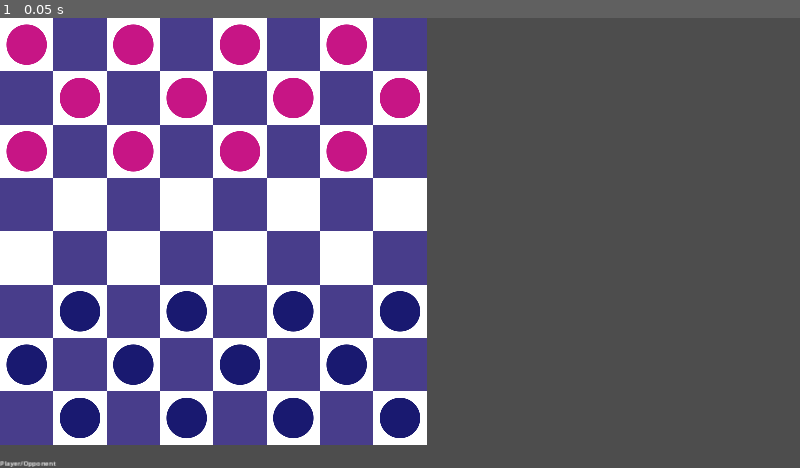
Above: before the commit, frame 1.
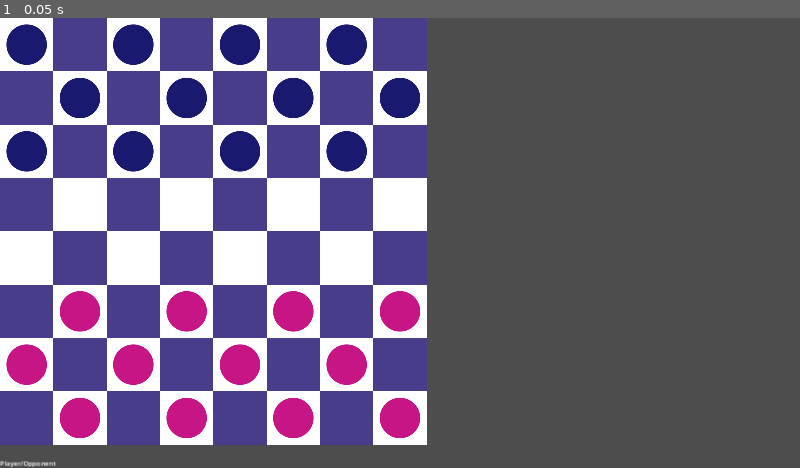
Above: after the commit, the same moment.

Repository: mattsullentrup/godot-checkers
Game: Godot game, scene res://rewrite/level/level.tscn
Two runs of this game, one before a commit and one after it. Both use one fixed random seed, a clock stepped at 60 frames per second and the inputs below.
Inputs:
- Up to frame 1 (0.05 s): no input

The runs differ from the first frame. In frame 1, 8.7% of the frame differs, in the area x 0-53%, y 1-94%.

Commit message:
Refactor code to get clicked unit

Diff:
--- a/9_10_24_checkers/rewrite/level/level_generator.gd
+++ b/9_10_24_checkers/rewrite/level/level_generator.gd
@@ -13,8 +13,8 @@
 
 
 func generate_level() -> void:
-	_create_units(0, 3, _player_group)
-	_create_units(5, Globals.GRID_SIZE, _opponent_group)
+	_create_units(0, 3, _opponent_group)
+	_create_units(5, Globals.GRID_SIZE, _player_group)
 
 
 func _draw_tiles() -> void:
@@ -36,5 +36,6 @@
 		var start = 1 if y in [1, 5, 7] else 0
 		for x in range(start, Globals.GRID_SIZE, 2):
 			var unit = UNIT.instantiate()
+			unit.cell = Vector2i(x, y)
 			unit.global_position = Vector2i(x, y) * Globals.CELL_SIZE
 			group.add_child(unit)
--- a/9_10_24_checkers/rewrite/units/unit_group.gd
+++ b/9_10_24_checkers/rewrite/units/unit_group.gd
@@ -14,22 +14,6 @@
 var _current_mouse_cell: Vector2i
 
 
-func _unhandled_input(event: InputEvent) -> void:
-	if not event.is_action_pressed("click"):
-		return
-
-	var cell: Vector2i = Navigation.world_to_cell(get_global_mouse_position())
-	for unit in get_children():
-		if not unit.cell == cell:
-			continue
-
-		get_viewport().set_input_as_handled()
-		_disconnect_current_unit_signal()
-		_current_unit = unit
-		_connect_current_unit_signal()
-		return
-
-
 func init() -> void:
 	for child in get_children():
 		var unit := child as Unit
@@ -37,6 +21,14 @@
 			unit.team = team
 			unit.unit_defeated.connect(_on_unit_defeated)
 			_units.append(unit)
+
+
+func set_current_unit(unit: Unit) -> void:
+	if _current_unit:
+		_disconnect_current_unit_signal()
+
+	_current_unit = unit
+	_connect_current_unit_signal()
 
 
 func _connect_current_unit_signal() -> void:
--- a/9_10_24_checkers/rewrite/units/units_container.gd
+++ b/9_10_24_checkers/rewrite/units/units_container.gd
@@ -8,6 +8,20 @@
 
 @onready var _player_group: UnitGroup = %PlayerGroup
 @onready var _opponent_group: UnitGroup = %OpponentGroup
+
+
+func _unhandled_input(event: InputEvent) -> void:
+	if not event.is_action_pressed("click"):
+		return
+
+	var cell: Vector2i = Navigation.world_to_cell(get_global_mouse_position())
+	for unit in _active_group.get_children():
+		if not unit.cell == cell:
+			continue
+
+		get_viewport().set_input_as_handled()
+		_active_group.set_current_unit(unit)
+		return
 
 
 func init() -> void:
